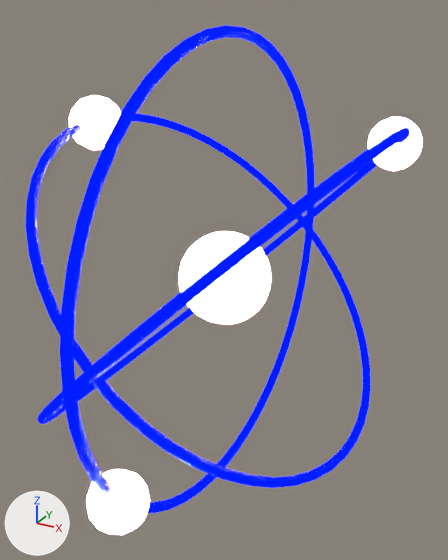
Renders of the glTF model public/white_blue.glb from each side of a commit.
Rendered twice from a 50 mm camera at (5.94, -10.86, 5.38) aimed at (-0.03, 0.01, -0.06). Arrows for +X, +Y and +Z are at lower left; the lights stay in place. Where no turn or scale is listed for an object, it has been applied to the vertices.

The first picture shows 'GN Instance', 'GN Instance.001', 'GN Instance.002', 'Middle Point', 'Vertical'.
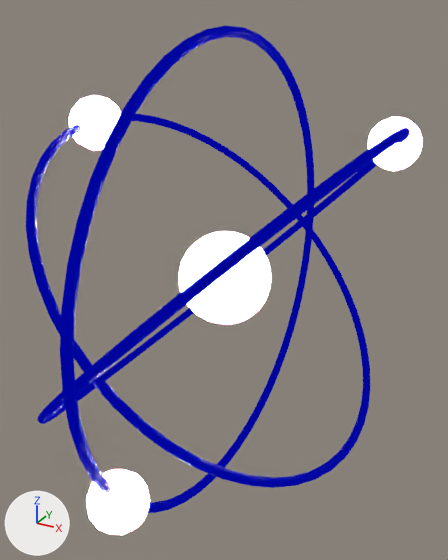
Boxes [x1, y1, x2, y2] around the edits, measured in the pictures (448 x 560 px):
'Vertical', recoloured, surface changed
    both: [60, 25, 314, 513]
'GN Instance', recoloured, surface changed
    both: [26, 114, 370, 488]
'GN Instance.001', recoloured, surface changed
    both: [37, 127, 410, 424]

Patch to the scene script:
```diff
--- a/public/white_blue.glb.py
+++ b/public/white_blue.glb.py
@@ mat_material @@
 mat_material.roughness = 1.0
-mat_material.emission_color = (0.0, 0.000882, 1.0)  # blue #0003ff
-mat_material.emission_strength = 12.7
+mat_material.emission_color = (0.0, 0.00111, 0.332)  # blue #00049c
+mat_material.emission_strength = 1.0
```
